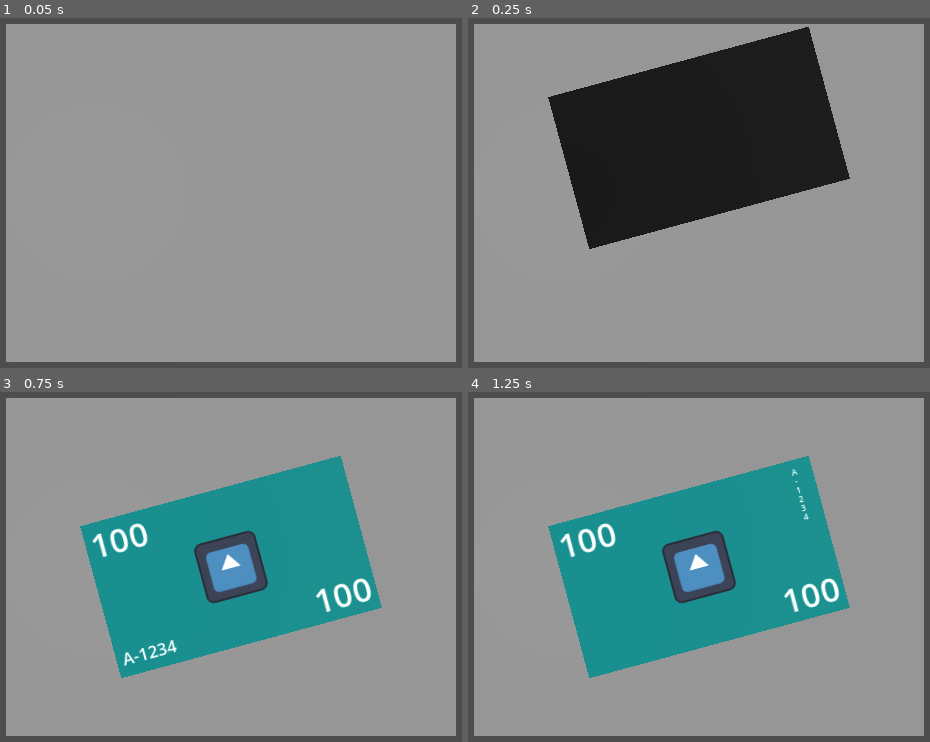
Above: before the commit, frames 1-4 (two rows, left to right).
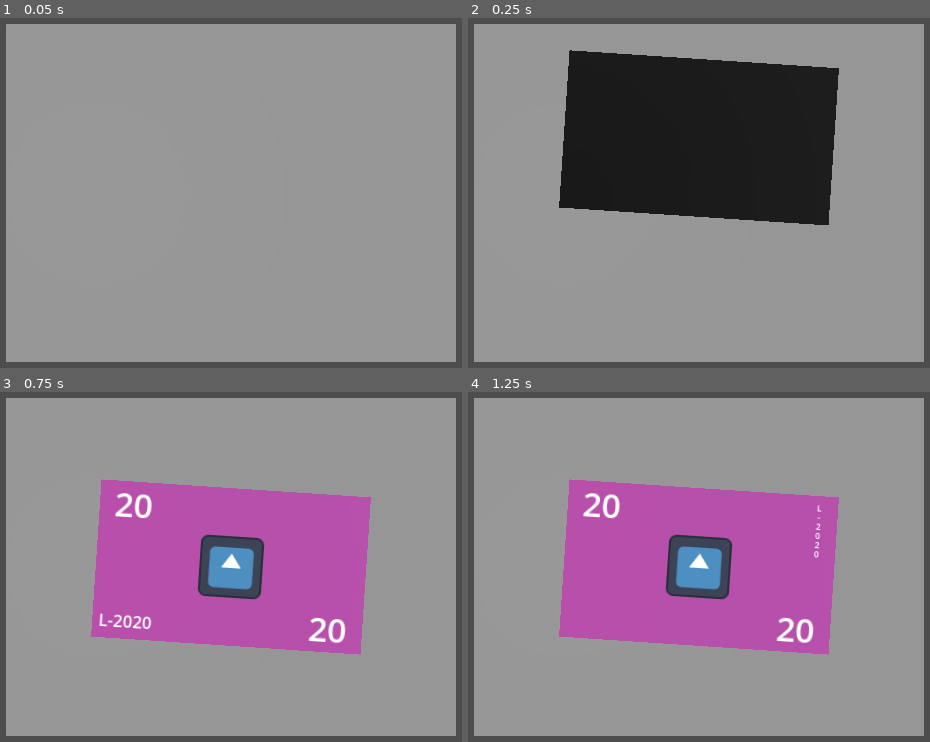
Above: after the commit, the same moments.

Repository: KaitoGameDev/brackeys-gj-2026-2
Game: Godot game, scene res://source/main.tscn
Same seed, same stepped clock (60 frames per second), same inputs: the game is played once before the commit and once after it. The engine's default icon, where the game draws it, is replaced by a stand-in: a white triangle on a blue panel in a dark square.
Inputs (mouse positions are in pixels of both pictures, inside the frame that each line leads up to):
- Up to frame 1 (0.05 s): no input
- Up to frame 2 (0.25 s): no input
- Up to frame 3 (0.75 s): move the mouse to (272, 546) at 0.52 s; click (272, 546) at 0.67 s
- Up to frame 4 (1.25 s): no input

Frame 1 is identical in both runs. In frame 2, 7.7% of the frame differs, in the area x 17-83%, y 2-66%; in frame 3, 29%, in the area x 17-83%, y 18-82%; in frame 4, 29%.

Commit message:
feat: added bills based on the venezuelan currency

Diff:
--- a/resources/money/100_bill.tres
+++ b/resources/money/100_bill.tres
@@ -7,9 +7,9 @@
 script = ExtResource("1_8anns")
 front_value = 100
 back_value = 100
-front_color = Color(5.2943824e-07, 0.5483107, 0.5487384, 1)
-back_color = Color(0, 0.54901963, 0.54901963, 1)
+front_color = Color(0.3764706, 0.29803923, 0.18039216, 1)
+back_color = Color(0.3764706, 0.29803923, 0.18039216, 1)
 front_stamp = ExtResource("1_p8vof")
 back_stamp = ExtResource("1_p8vof")
-front_serial = "A-1234"
-back_serial = "A-1234"
+front_serial = "S-100100"
+back_serial = "S-100100"
--- /dev/null
+++ b/resources/money/10_bill.tres
@@ -0,0 +1,15 @@
+[gd_resource type="Resource" script_class="MoneyResource" format=3 uid="uid://dg7045q6fh45g"]
+
+[ext_resource type="Texture2D" uid="uid://blcrocqpej7ku" path="res://icon.svg" id="1_3q18k"]
+[ext_resource type="Script" uid="uid://3icy6k2k177c" path="res://source/money/money_resource.gd" id="2_tvwy2"]
+
+[resource]
+script = ExtResource("2_tvwy2")
+front_value = 10
+back_value = 10
+front_color = Color(0.58431375, 0.20392157, 0.23137255, 1)
+back_color = Color(0.58431375, 0.20392157, 0.23137255, 1)
+front_stamp = ExtResource("1_3q18k")
+back_stamp = ExtResource("1_3q18k")
+front_serial = "G-1010"
+back_serial = "G-1010"
--- /dev/null
+++ b/resources/money/20_bill.tres
@@ -0,0 +1,15 @@
+[gd_resource type="Resource" script_class="MoneyResource" format=3 uid="uid://doyd3f2167sjy"]
+
+[ext_resource type="Texture2D" uid="uid://blcrocqpej7ku" path="res://icon.svg" id="1_isa8a"]
+[ext_resource type="Script" uid="uid://3icy6k2k177c" path="res://source/money/money_resource.gd" id="2_b5l5r"]
+
+[resource]
+script = ExtResource("2_b5l5r")
+front_value = 20
+back_value = 20
+front_color = Color(0.70980394, 0.2901961, 0.6627451, 1)
+back_color = Color(0.70980394, 0.2901961, 0.6627451, 1)
+front_stamp = ExtResource("1_isa8a")
+back_stamp = ExtResource("1_isa8a")
+front_serial = "L-2020"
+back_serial = "L-2020"
--- /dev/null
+++ b/resources/money/2_bill.tres
@@ -0,0 +1,15 @@
+[gd_resource type="Resource" script_class="MoneyResource" format=3 uid="uid://2mfch1ghbbnp"]
+
+[ext_resource type="Texture2D" uid="uid://blcrocqpej7ku" path="res://icon.svg" id="1_2ue68"]
+[ext_resource type="Script" uid="uid://3icy6k2k177c" path="res://source/money/money_resource.gd" id="2_7asc2"]
+
+[resource]
+script = ExtResource("2_7asc2")
+front_value = 2
+back_value = 2
+front_color = Color(0.33333334, 0.5921569, 0.8156863, 1)
+back_color = Color(0.33333334, 0.5921569, 0.8156863, 1)
+front_stamp = ExtResource("1_2ue68")
+back_stamp = ExtResource("1_2ue68")
+front_serial = "F-2222"
+back_serial = "F-2222"
--- /dev/null
+++ b/resources/money/50_bill.tres
@@ -0,0 +1,15 @@
+[gd_resource type="Resource" script_class="MoneyResource" format=3 uid="uid://bpxc8ak8gpjx7"]
+
+[ext_resource type="Texture2D" uid="uid://blcrocqpej7ku" path="res://icon.svg" id="1_aen0p"]
+[ext_resource type="Script" uid="uid://3icy6k2k177c" path="res://source/money/money_resource.gd" id="2_7mn3y"]
+
+[resource]
+script = ExtResource("2_7mn3y")
+front_value = 50
+back_value = 50
+front_color = Color(0.41960785, 0.5411765, 0.21960784, 1)
+back_color = Color(0.41960785, 0.5411765, 0.21960784, 1)
+front_stamp = ExtResource("1_aen0p")
+back_stamp = ExtResource("1_aen0p")
+front_serial = "A-5050"
+back_serial = "A-5050"
--- /dev/null
+++ b/resources/money/5_bill.tres
@@ -0,0 +1,15 @@
+[gd_resource type="Resource" script_class="MoneyResource" format=3 uid="uid://x0bwlcu6fwj6"]
+
+[ext_resource type="Texture2D" uid="uid://blcrocqpej7ku" path="res://icon.svg" id="1_od5j6"]
+[ext_resource type="Script" uid="uid://3icy6k2k177c" path="res://source/money/money_resource.gd" id="2_vr7do"]
+
+[resource]
+script = ExtResource("2_vr7do")
+front_value = 5
+back_value = 5
+front_color = Color(1, 0.6156863, 0.16470589, 1)
+back_color = Color(1, 0.6156863, 0.16470589, 1)
+front_stamp = ExtResource("1_od5j6")
+back_stamp = ExtResource("1_od5j6")
+front_serial = "P-5555"
+back_serial = "P-5555"
--- a/source/money_swipe/money_swipe_controller.gd
+++ b/source/money_swipe/money_swipe_controller.gd
@@ -1,7 +1,14 @@
 extends Node
 
 @export var money_scene: PackedScene = preload("res://source/money/money.tscn")
-var bill_100: MoneyResource = preload("res://resources/money/100_bill.tres")
+@export var bill_pool: Array[MoneyResource] = [
+	preload("res://resources/money/2_bill.tres"),
+	preload("res://resources/money/5_bill.tres"),
+	preload("res://resources/money/10_bill.tres"),
+	preload("res://resources/money/20_bill.tres"),
+	preload("res://resources/money/50_bill.tres"),
+	preload("res://resources/money/100_bill.tres"),
+]
 
 @export_group("Positions")
 @export var money_container: Node3D
@@ -47,7 +54,6 @@
 		return
 
 	spawn_money()
-
 
 func _on_debug_event(event: Object) -> void:
 	if event is MoneySpawnedEvent:
@@ -93,12 +99,17 @@
 	if current_money != null:
 		return
 
+	if bill_pool.is_empty():
+		push_warning("MoneySwipeController: bill_pool is empty.")
+		return
+
 	var money : Money = money_scene.instantiate() as Node3D
-	money.setup(bill_100)
-
 	if money == null:
 		push_warning("MoneySwipeController: money_scene root must be a Node3D.")
 		return
+
+	var bill: MoneyResource = bill_pool.pick_random()
+	money.setup(bill)
 
 	money_container.add_child(money)
 	money.global_position = customer_position.global_position
